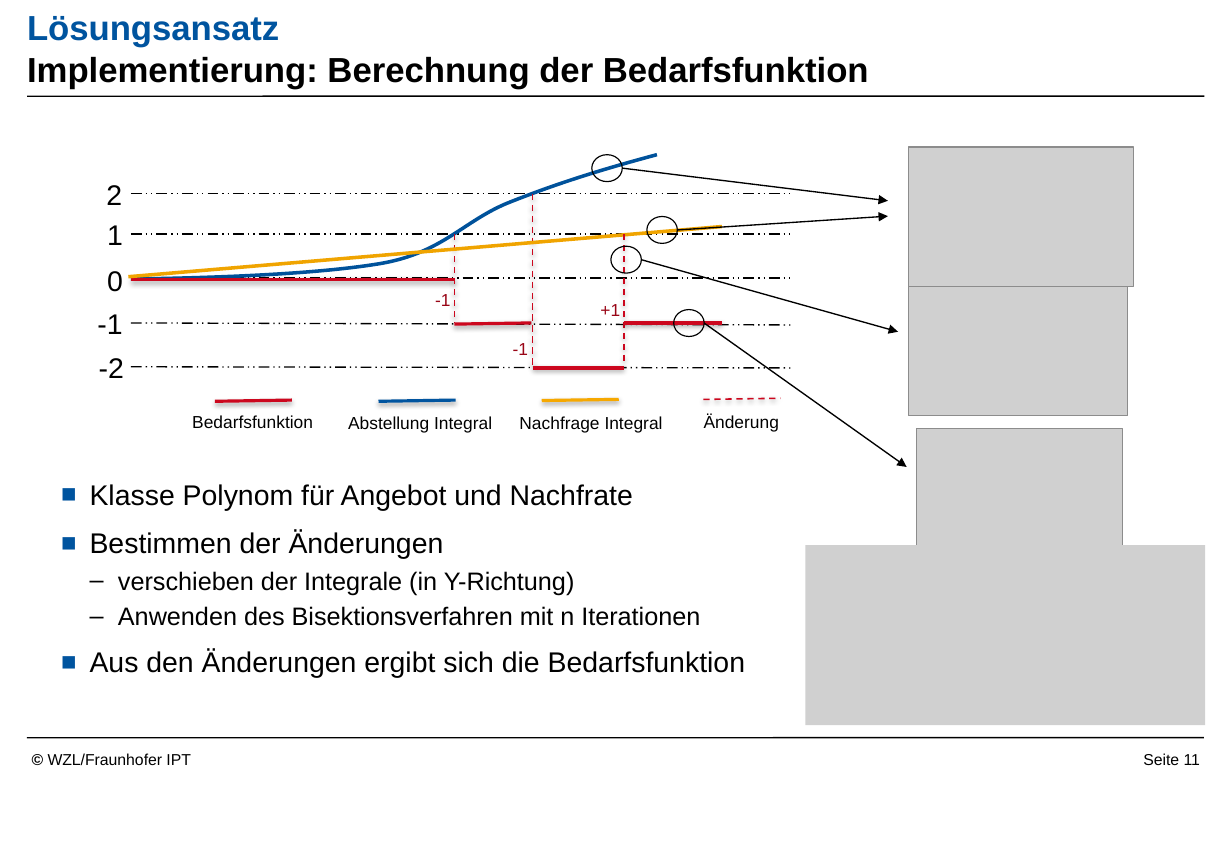
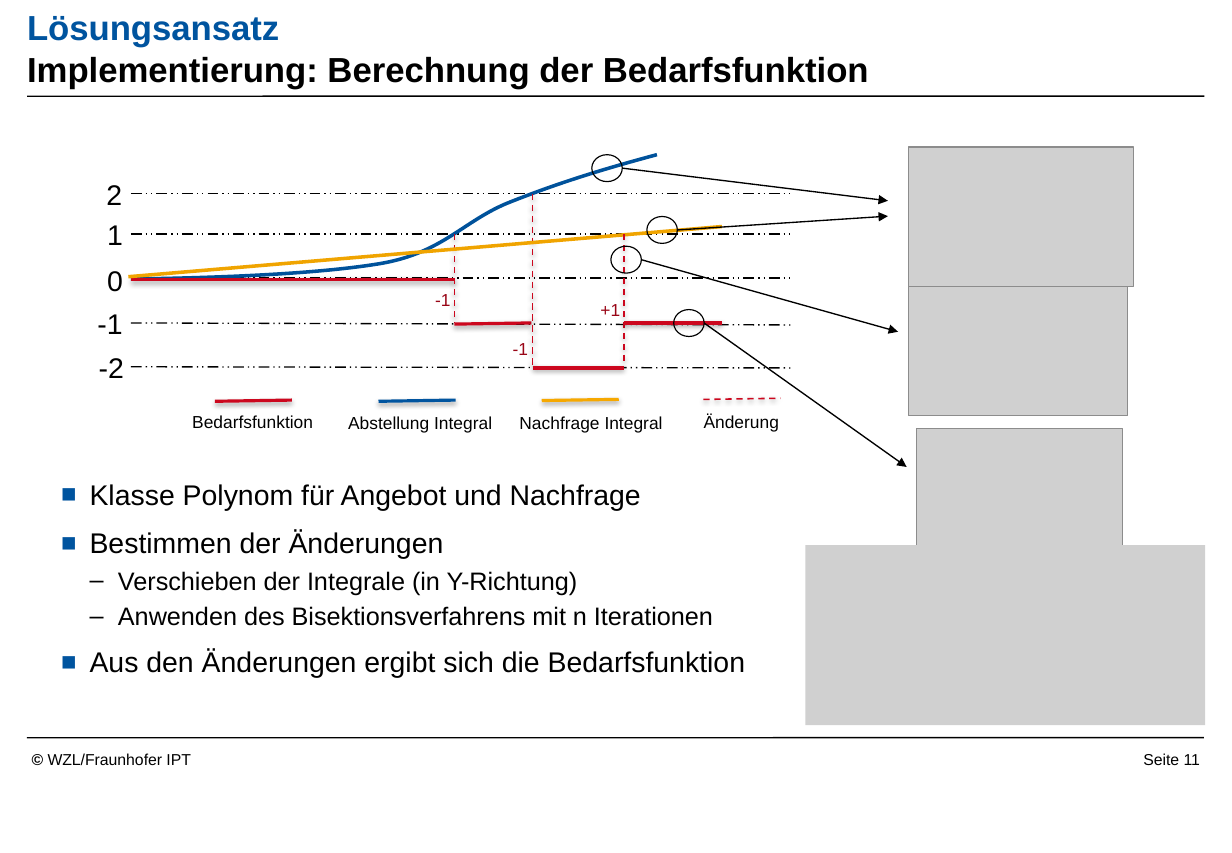
Before and after one commit to Readock/IHK2017, a slide deck: slide 11 of Vortrag/Vortrag Überarbeitet.pptx. Drawn at 1232x853 pixels with LibreOffice and Linux fonts; fonts in the diff are those of the drawing; grey boxes stand for pictures; background and template pictures are left out. Boxes give left, top, right and bottom in pixels: in the first picture for what was removed or moved away, otherwise in the second. Text is boxed around its words. In the diff, an @@ line names an element or a change of style, - is before the commit and + after.

```diff
--- a/Vortrag/Vortrag Überarbeitet.pptx
+++ b/Vortrag/Vortrag Überarbeitet.pptx
@@ text at <box>90,484,641,511</box>: text changed @@
-■ Klasse Polynom für Angebot und Nachfrate
+■ Klasse Polynom für Angebot und Nachfrage
@@ text at <box>118,571,713,626</box>: text changed @@
-  – verschieben der Integrale (in Y-Richtung)
-  – Anwenden des Bisektionsverfahren mit n Iterationen
+  – Verschieben der Integrale (in Y-Richtung)
+  – Anwenden des Bisektionsverfahrens mit n Iterationen
```
Also in this commit, not shown: 4 other slides changed.
